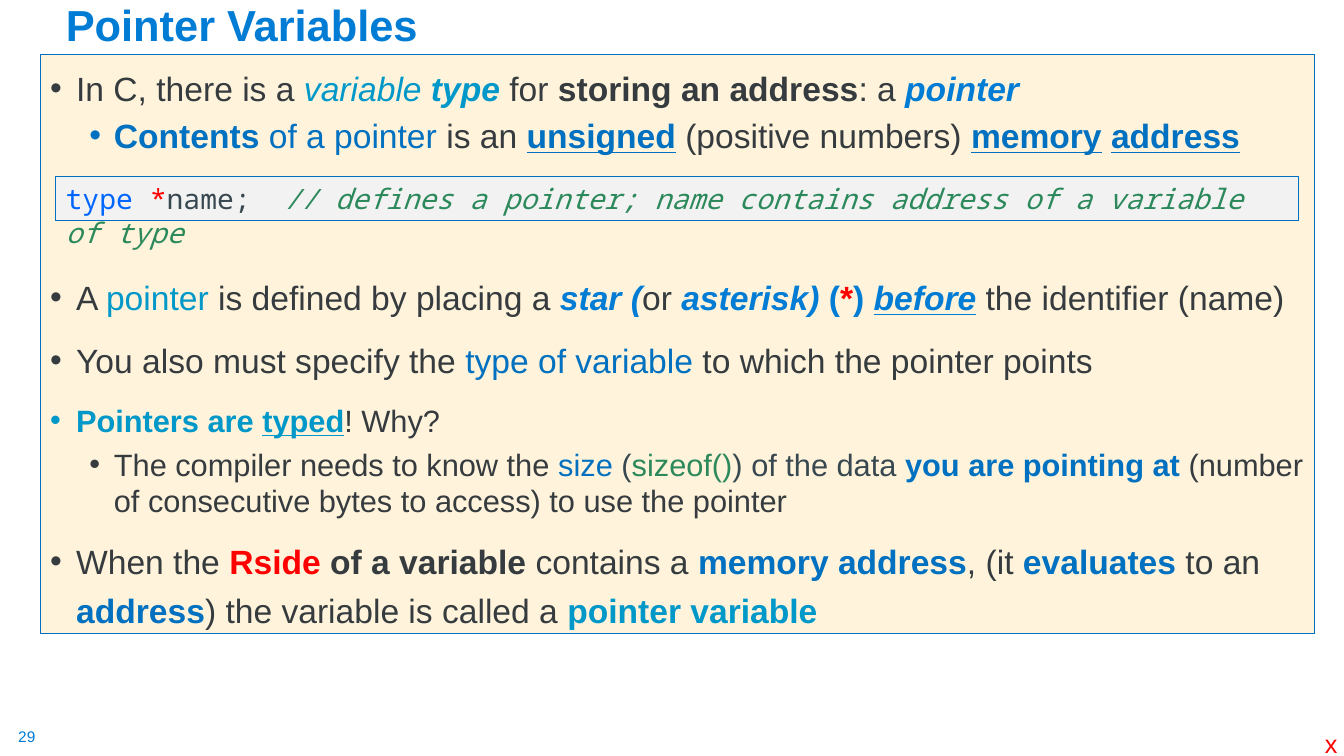
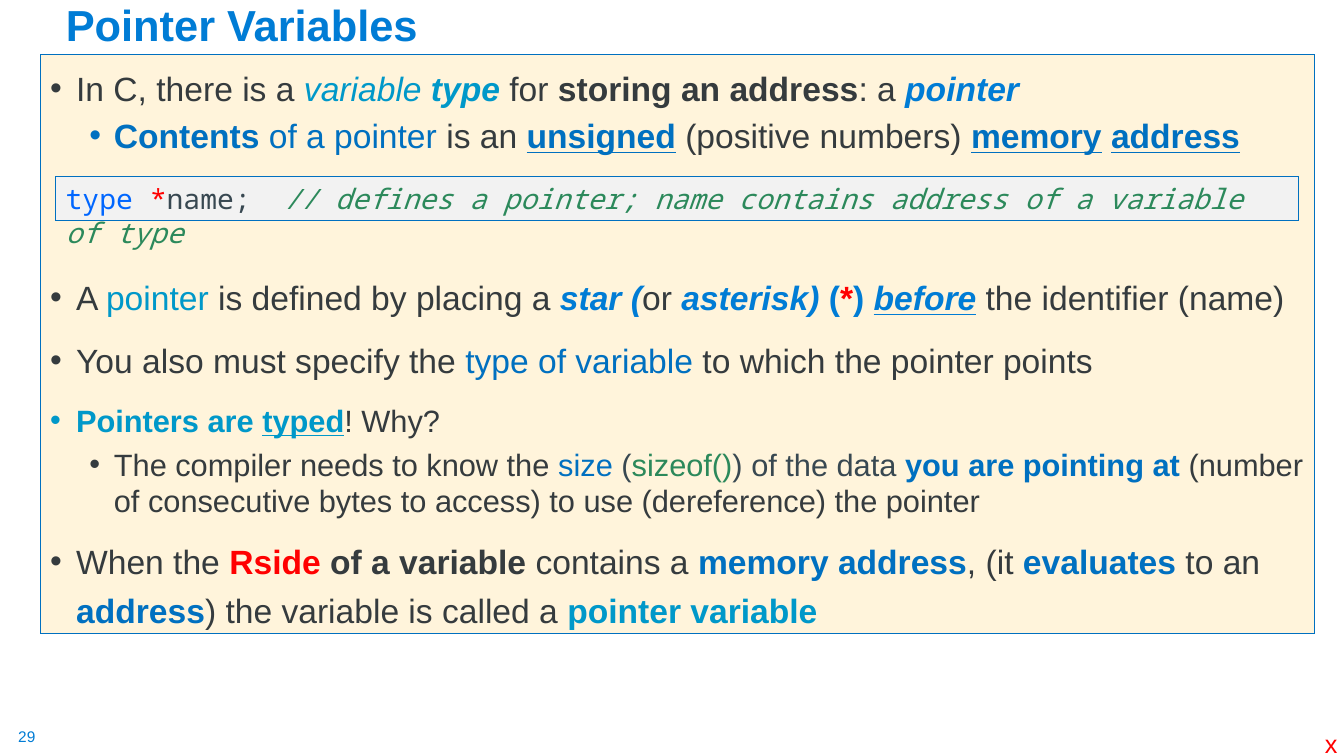
Before and after one commit to cse30-sp24/Muller-Slides, a slide deck: slide 29 of Lecture-5.pptx. Drawn at 1344x756 pixels with LibreOffice and Linux fonts; fonts in the diff are those of the drawing. Boxes give left, top, right and bottom in pixels: in the first picture for what was removed or moved away, otherwise in the second. Text is boxed around its words. In the diff, an @@ line names an element or a change of style, - is before the commit and + after.

```diff
--- a/Lecture-5.pptx
+++ b/Lecture-5.pptx
@@ text at [114, 453, 1303, 518]: text changed @@
-  • The compiler needs to know the size (sizeof()) of the data you are pointing at (number of consecutive bytes to access) to use the pointer
+  • The compiler needs to know the size (sizeof()) of the data you are pointing at (number of consecutive bytes to access) to use (dereference) the pointer
```
Also in this commit, not shown: 7 other slides changed, 23 slides removed, 1 other file.
